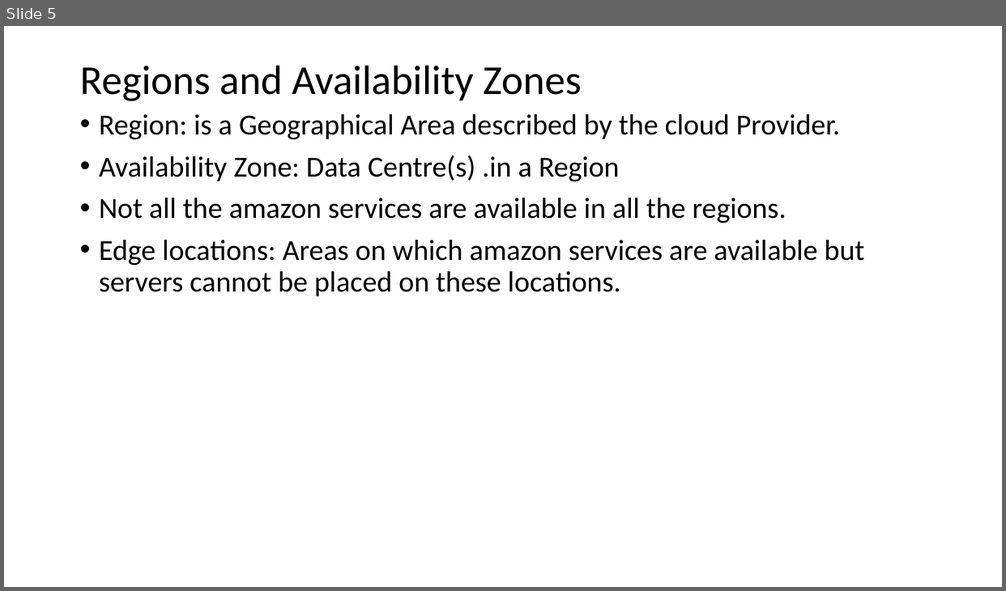
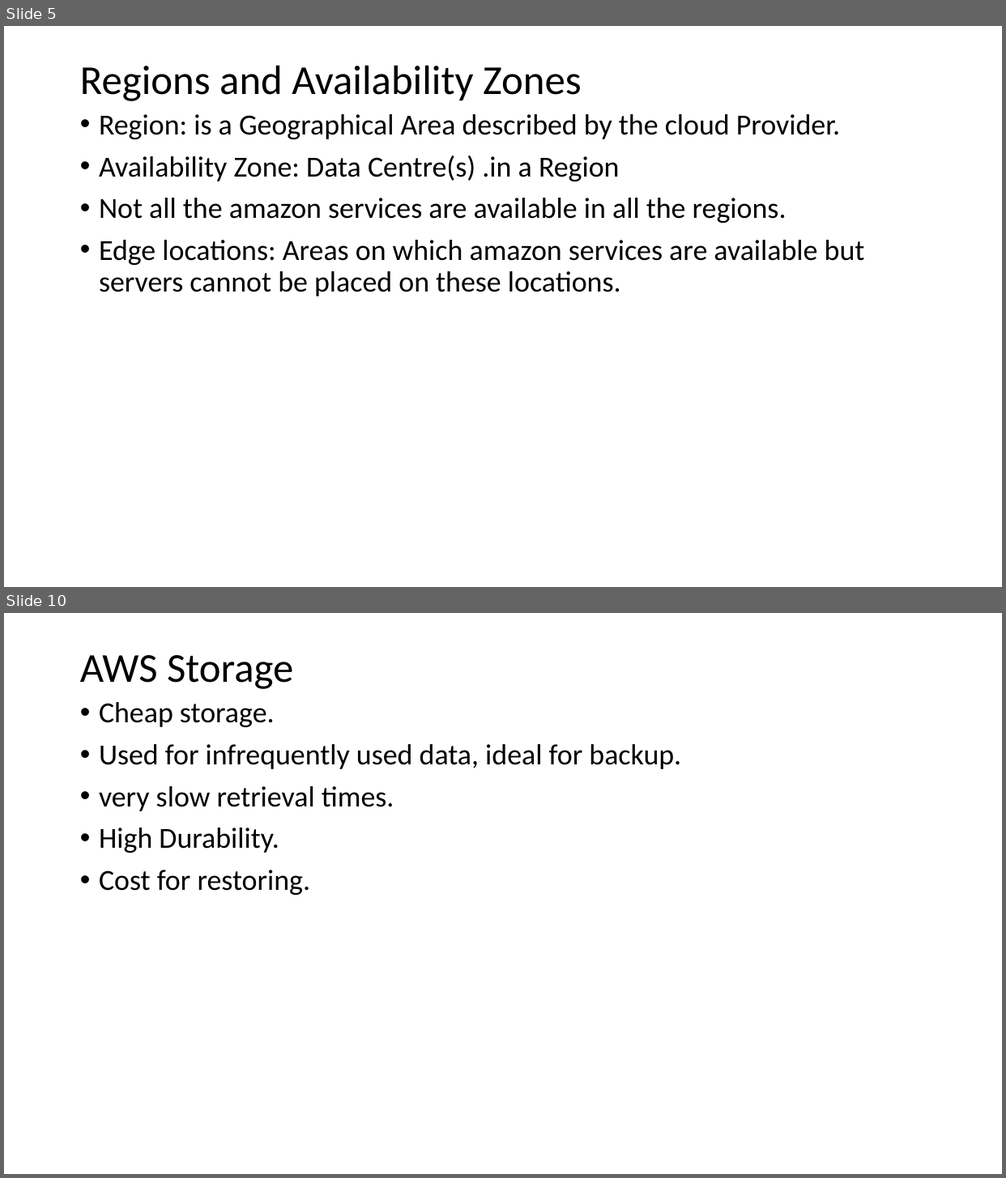
Before and after one commit to akhan90/all-the-learning, a slide deck: AWS/AWS.pptx. Shown one above the other, each under a label of ours: slide 5 before the commit, slides 5 and 10 after it; the slides between them are not shown. The pictures are 1006x591 and 1006x1178 pixels, drawn with LibreOffice and Linux fonts; fonts in the diff are those of the drawing. Boxes give left, top, right and bottom in pixels: in the first picture for what was removed or moved away, otherwise in the second. Text is boxed around its words. In the diff, an @@ line names an element or a change of style, - is before the commit and + after.

```diff
--- a/AWS/AWS.pptx
+++ b/AWS/AWS.pptx
@@ slide 10 added at box(4, 613, 1002, 1174), background #FFFFFF @@
@@ title added at box(80, 655, 293, 689), 39.6 pt, text #000000 @@
+AWS Storage
@@ text added at box(99, 702, 681, 895), 28 pt, text #000000 @@
+• Cheap storage.
+• Used for infrequently used data, ideal for backup.
+• very slow retrieval times.
+• High Durability.
+• Cost for restoring.
```
Also in this commit, not shown: 4 other slides added, 5 other files.
